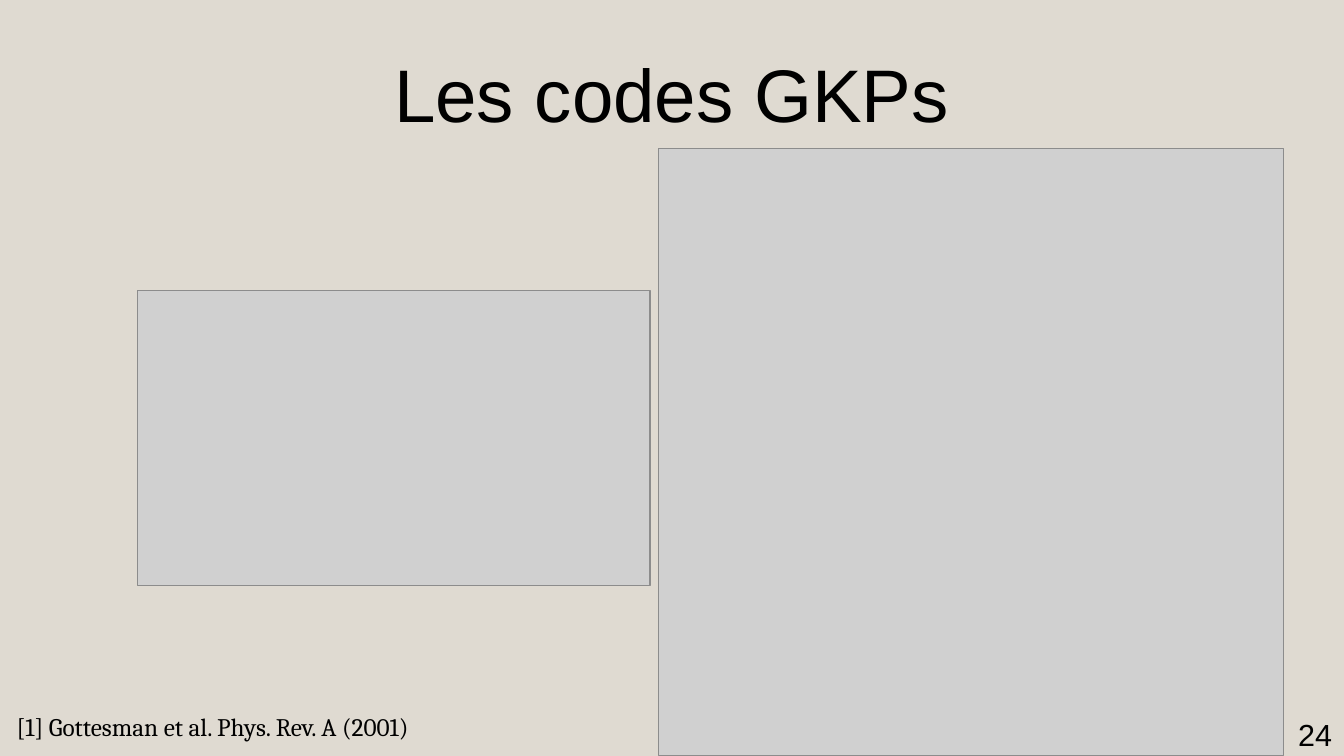
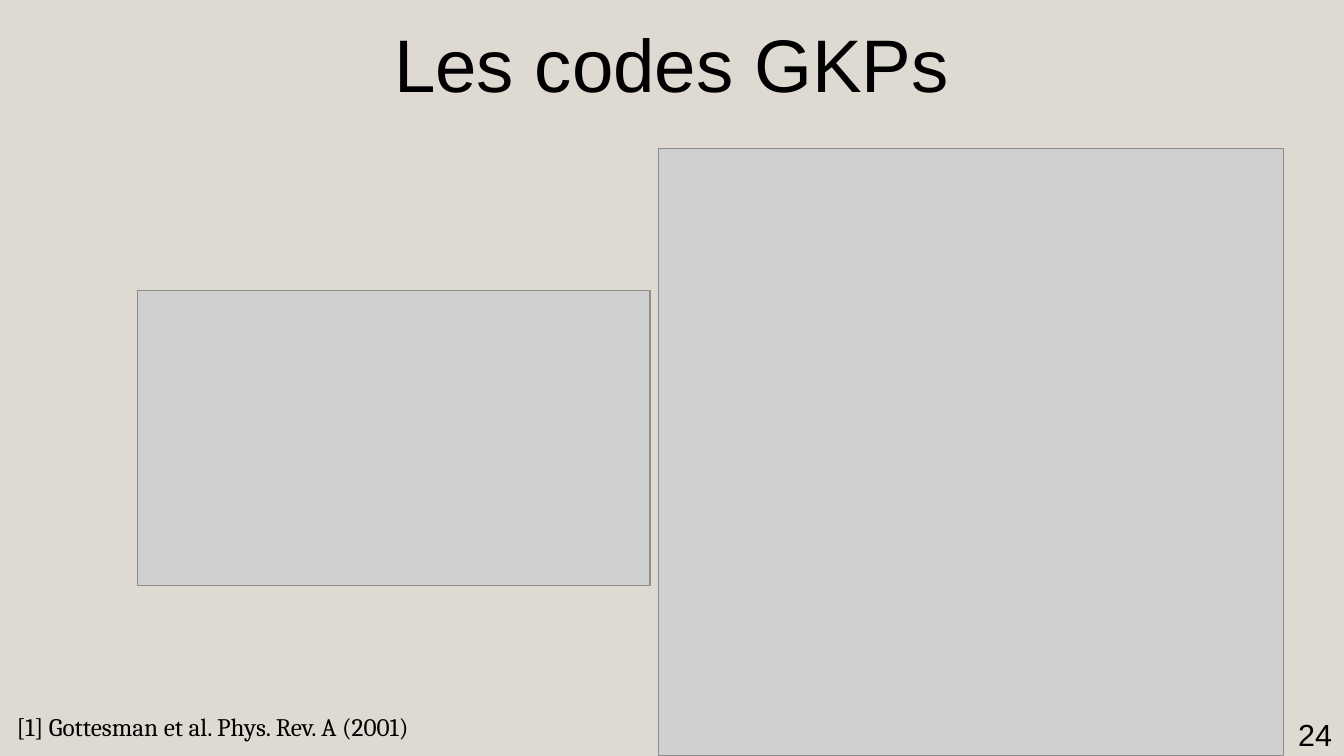
Before and after one commit to AmdaU/presentations, a slide deck: slide 24 of Seminaire/Seminaire.odp. Drawn at 1344x756 pixels with LibreOffice and Linux fonts; fonts in the diff are those of the drawing; grey boxes stand for pictures. Boxes give left, top, right and bottom in pixels: in the first picture for what was removed or moved away, otherwise in the second. Text is boxed around its words. In the diff, an @@ line names an element or a change of style, - is before the commit and + after.

```diff
--- a/Seminaire/Seminaire.odp
+++ b/Seminaire/Seminaire.odp
@@ title "Les codes GKPs": place and size @@
-title "Les codes GKPs" at [394, 68, 948, 123]
+title "Les codes GKPs" at [394, 38, 948, 93]
```
Also in this commit, not shown: 3 slides added, 8 other files.
